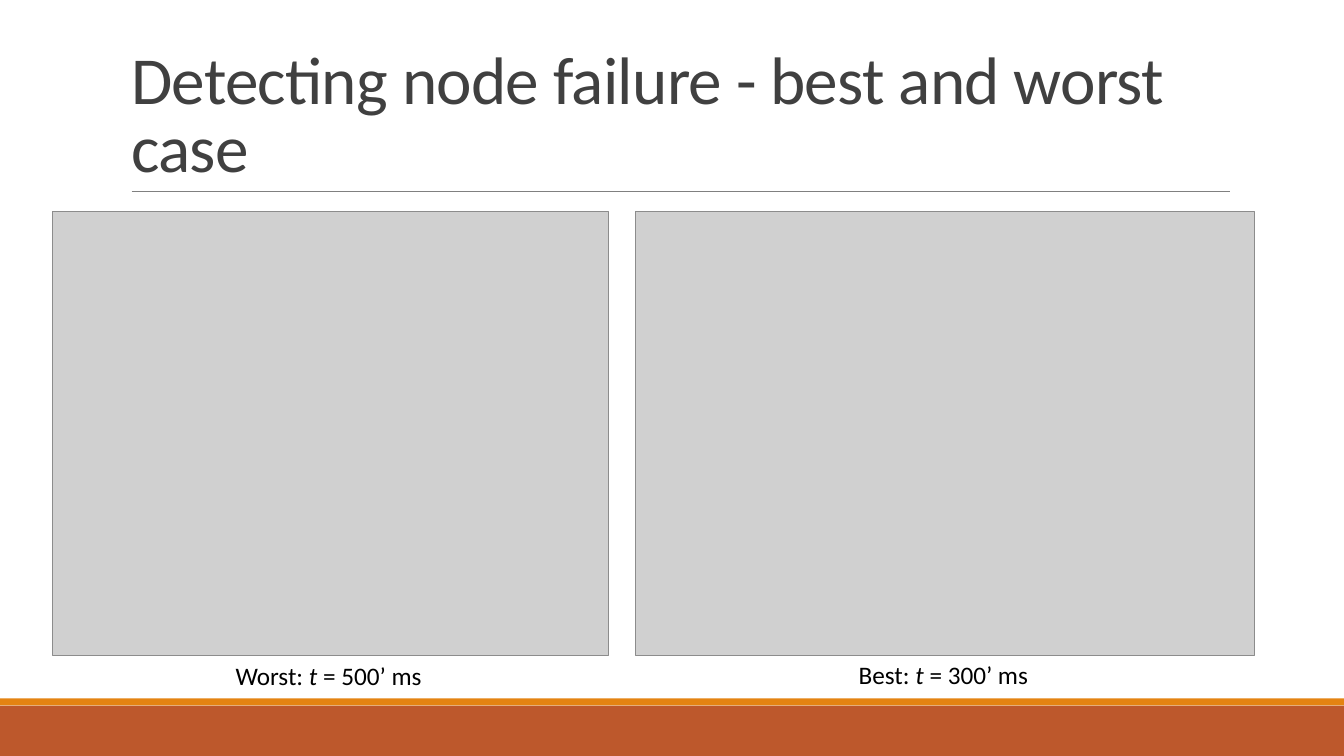
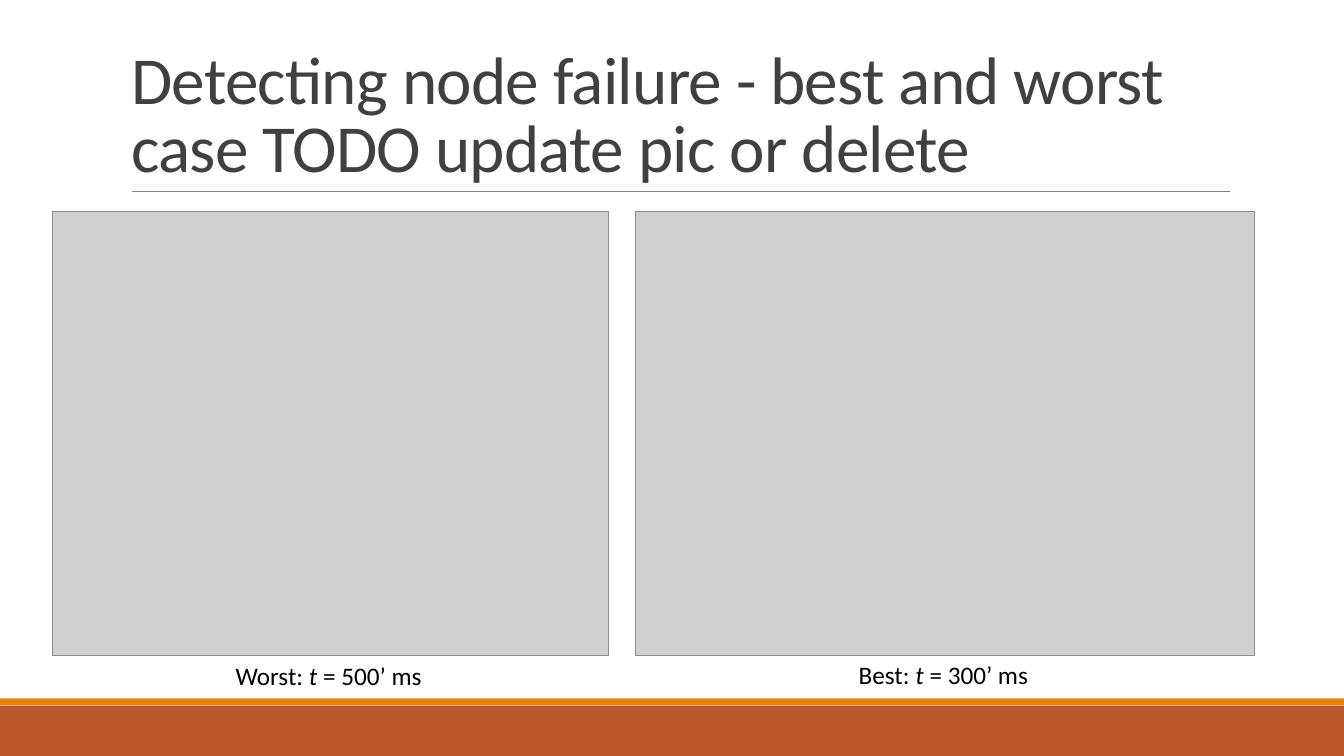
Before and after one commit to PStahl/master_thesis, a slide deck: slide 30 of presentation/presentation2.pptx. Drawn at 1344x756 pixels with LibreOffice and Linux fonts; fonts in the diff are those of the drawing; grey boxes stand for pictures. Boxes give left, top, right and bottom in pixels: in the first picture for what was removed or moved away, otherwise in the second. Text is boxed around its words. In the diff, an @@ line names an element or a change of style, - is before the commit and + after.

```diff
--- a/presentation/presentation2.pptx
+++ b/presentation/presentation2.pptx
@@ title at <box>131,57,1164,183</box>: text changed @@
-Detecting node failure - best and worst case
+Detecting node failure - best and worst case TODO update pic or delete
```
Also in this commit, not shown: 1 other slide changed.
